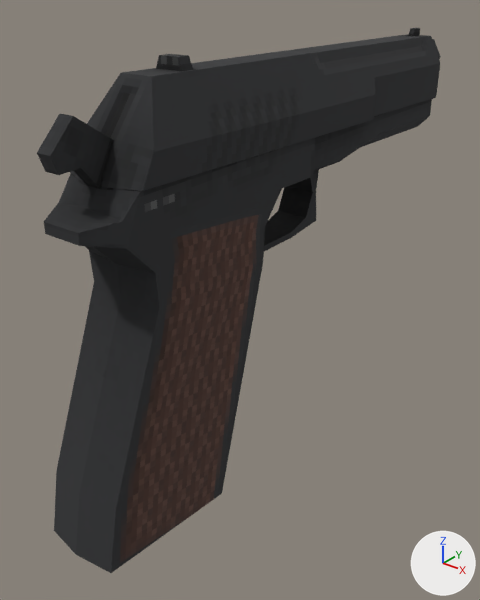
The glTF model src/model/army_pistol.gltf as it was, and as the next commit left it.
Camera for both pictures: a 50 mm camera at (0.0372, -0.0366, 0.0267) aimed at (-0.002, 0.0124, -0.0037). The axes (+X, +Y, +Z) are drawn at lower right. The lights are the same throughout.

Names of what the first picture shows: 'gun'.
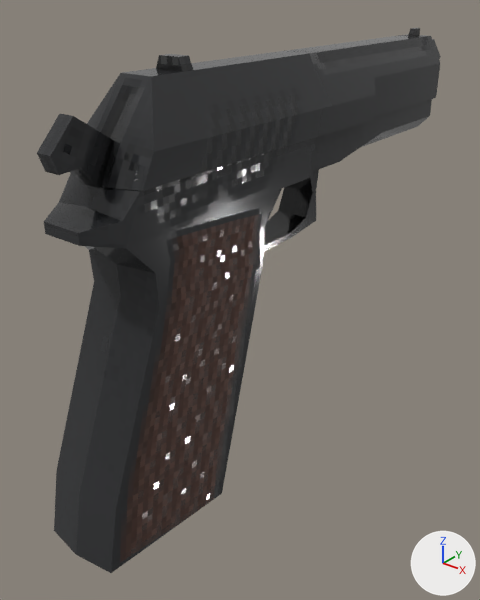
The change, as a list of edits to the scene's bpy script:
```text
Change mat_army_pistol_diff_png:
    where n0 = _N.new('ShaderNodeBsdfPrincipled'); n0.name = 'Principled BSDF'
    n0.inputs[2].default_value: 1.0 -> 0.1  # 'Roughness'
```

Location of each change, [x1, y1, x2, y2] in pixels of the pictures (480 x 600 px):
'gun', surface changed (black to grey): [38, 28, 441, 523] in both
